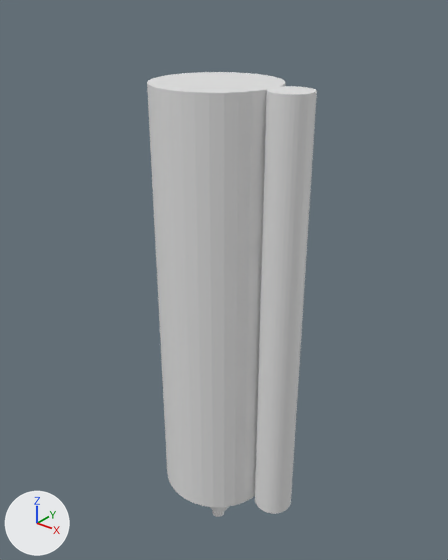
The Blender file obj_rocket_01.blend, before and after one commit.
The view is the same before and after, from a 50 mm camera at (48.0, -58.6, 78.2) aimed at (-0.7, 2.3, 40.5). The axes (+X, +Y, +Z) are drawn at lower left. The lights are the same throughout. The older version comes first.
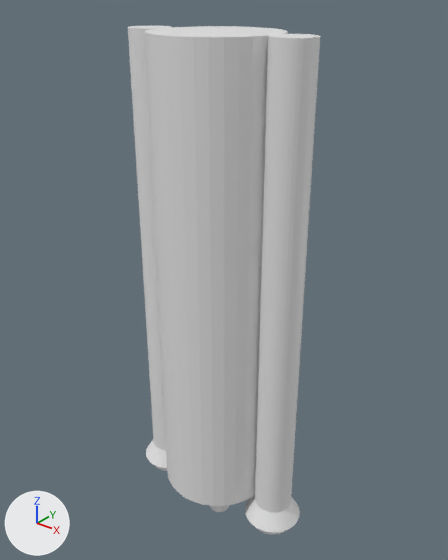
Commit message: added both side rockets (not finished) and level the rocket

What differs and where, as boxes (x1, y1, x2, y2) in the pictures (448 x 560 px):
'Cylinder', moved, rescaled (10% taller)
    before: (147, 72, 286, 507)
    after: (144, 26, 288, 506)
'Cylinder.005', moved, rescaled (12% taller)
    before: (255, 86, 317, 514)
    after: (255, 34, 320, 512)
'Cylinder.006', added
    after: (128, 26, 171, 450)
'Cone.004', moved, rescaled
    before: (212, 511, 224, 517)
    after: (245, 495, 300, 532)
'Cone.005', added
    after: (146, 440, 167, 468)
'Cone.007', added
    after: (257, 528, 287, 534)
'Cone.006', added (mostly hidden)
    after: (156, 466, 167, 471)

What changed in the scene script:
```text
Change ob_cylinder:
    ob_cylinder.location: (0.0, 0.0, 37.9) -> (0.0, 0.0, 40.7)
    ob_cylinder.scale: (8.08, 8.07, 29.5) -> (8.08, 8.07, 32.1)
Change ob_cylinder_005:
    ob_cylinder_005.location: (10.5, 0.0, 37.9) -> (10.5, 0.0, 40.7)
    ob_cylinder_005.scale: (2.69, 2.69, 29.5) -> (2.69, 2.69, 32.1)
Change ob_cone_004:
    ob_cone_004.location: (0.0, 0.0, 0.0) -> (10.5, 0.0, 9.7)
    ob_cone_004.scale: (1.0, 1.0, 1.0) -> (4.1, 4.1, 3.56)
Add ob_cone_006:
    ob_cone_006 = bpy.data.objects.new('Cone.006', me_cone.copy())  # the mesh of ob_cone_004
    ob_cone_006.location = (-10.5, 0.0, 8.8)
    ob_cone_006.scale = (3.13, 3.13, 4.11)
Add ob_cone_007:
    ob_cone_007 = bpy.data.objects.new('Cone.007', me_cone.copy())  # the mesh of ob_cone_004
    ob_cone_007.location = (10.5, 0.0, 8.8)
    ob_cone_007.scale = (3.13, 3.13, 4.11)
Add ob_cone_005:
    ob_cone_005 = bpy.data.objects.new('Cone.005', me_cone.copy())  # the mesh of ob_cone_004
    ob_cone_005.location = (-10.5, 0.0, 9.7)
    ob_cone_005.scale = (4.1, 4.1, 3.56)
Add ob_cylinder_006:
    ob_cylinder_006 = bpy.data.objects.new('Cylinder.006', me_cylinder_006.copy())  # the mesh of ob_cylinder_005
    ob_cylinder_006.location = (-10.5, 0.0, 40.7)
    ob_cylinder_006.rotation_euler = (0.0, 0.0, -2.428)  # degrees (0, 0, -139)
    ob_cylinder_006.scale = (2.69, 2.69, 32.1)
```
